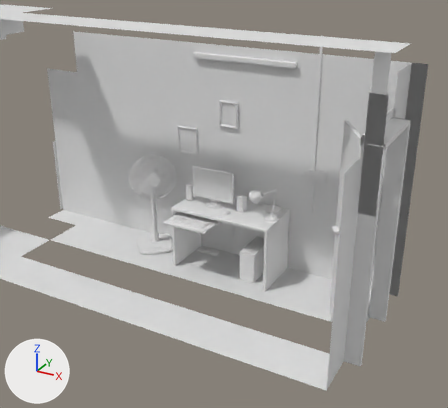
The glTF model web/assets/room.glb, before and after one commit.
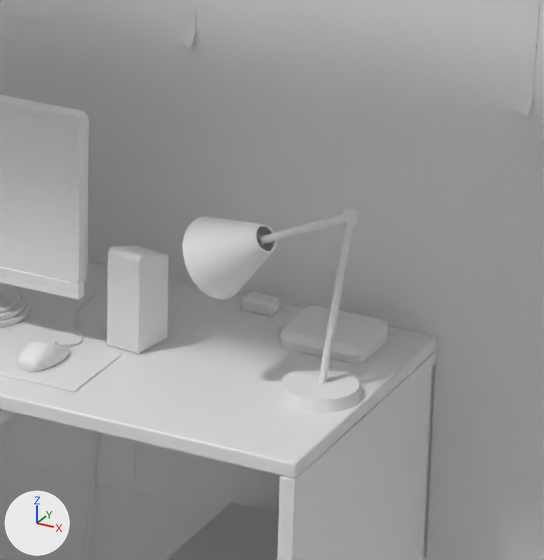
There are two pictures of each version: one from a 50 mm camera at (2.88, -4.157, 3.619) aimed at (-0.124, 1.305, 0.888), one close up on the part from 49% to 69% of the width and 38% to 60% of the height. Lighting does not change. The marker at lower left points along +X, +Y and +Z. The older version's two pictures come first. Where no turn or scale is listed for an object, it has been applied to the vertices.

Names of what the first close-up shows: 'Art', 'G_desk', 'G_desktop', 'G_pc', 'G_room', 'Modem', 'Monitor', 'Mouse', 'Speaker_R', 'Tower', 'VA_Screen'.
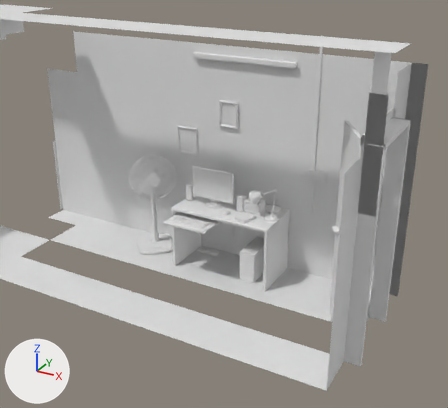
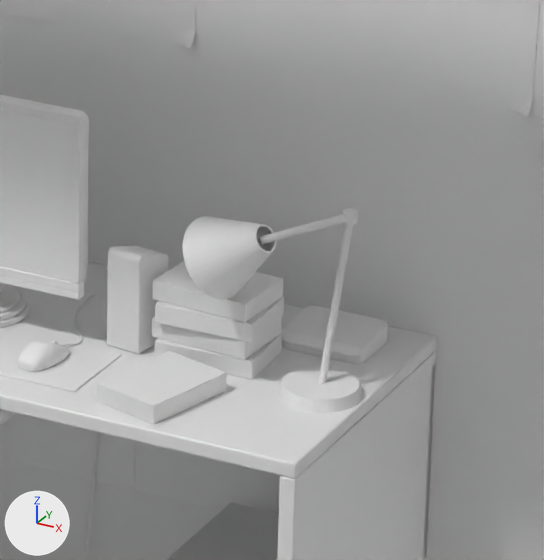
Where the change shows, as pixel boxes (x1, y1, x2, y2) in the close-ups (544 x 560 px):
'G_boxes', added: after (96, 261, 284, 424)

The change in detail:
Mesh me_g_boxes is new.
It has 280 vertices, 540 faces and spans x -0.105..0.098, y -0.311..0.079, z -0.018..0.127.
Object 'G_boxes' (ob_g_boxes) is new; it shows me_g_boxes.
Its location is (0.141, 1.532, 0.768).
